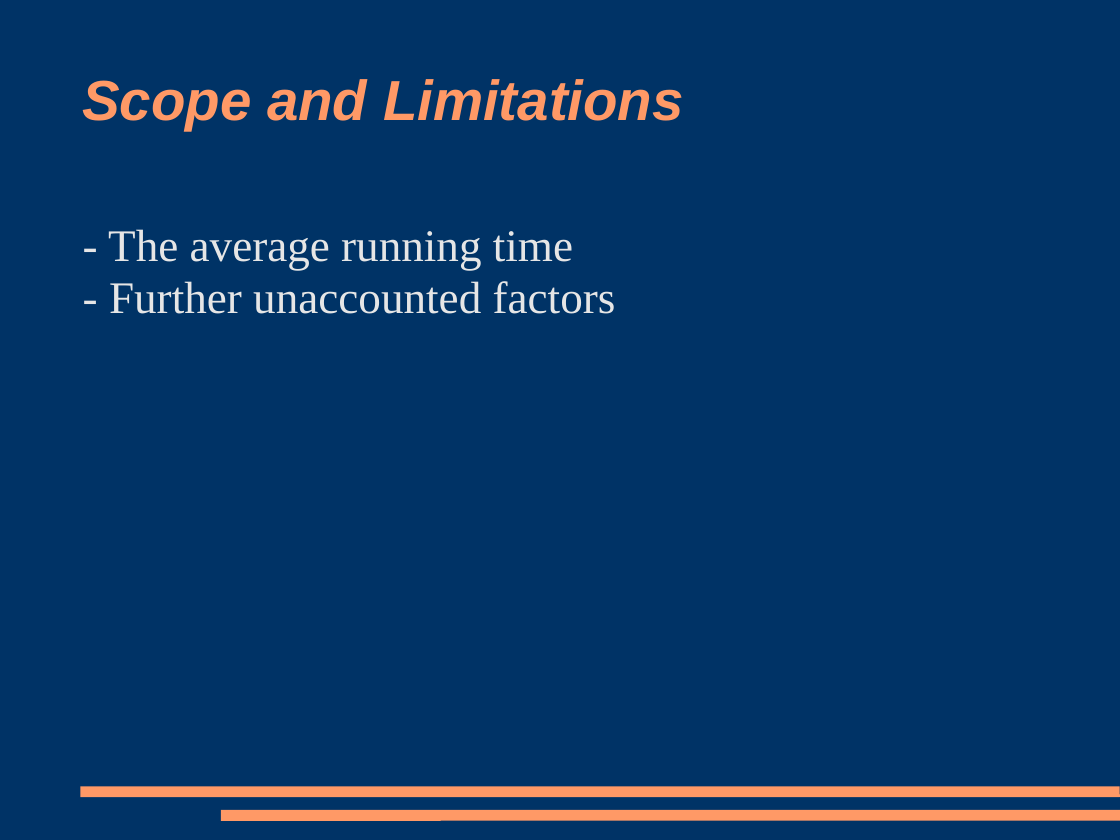
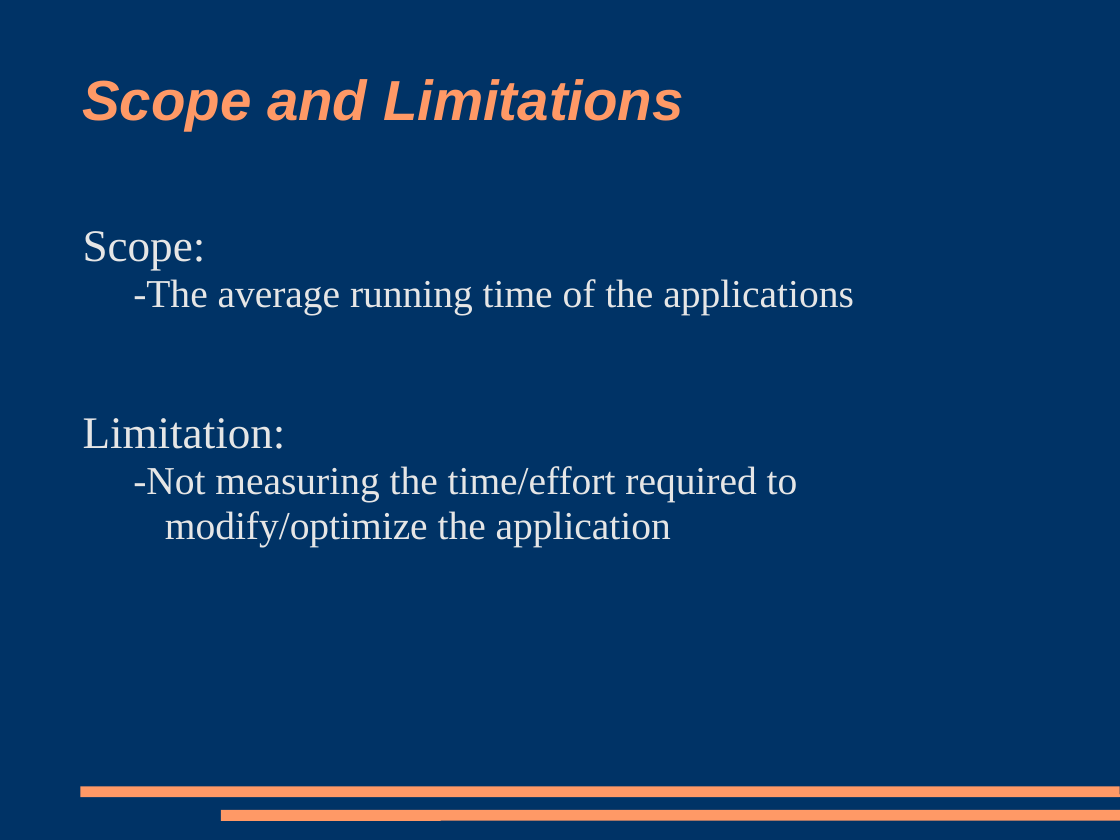
Before and after one commit to trigger-happy/thesis, a slide deck: slide 5 of presentations/Presentation1.ppt. Drawn at 1120x840 pixels with LibreOffice and Linux fonts; fonts in the diff are those of the drawing. Boxes give left, top, right and bottom in pixels: in the first picture for what was removed or moved away, otherwise in the second. Text is boxed around its words. In the diff, an @@ line names an element or a change of style, - is before the commit and + after.

```diff
--- a/presentations/Presentation1.ppt
+++ b/presentations/Presentation1.ppt
@@ text at [83,231,854,547]: text changed; size 32 to 28 pt @@
-- The average running time
-- Further unaccounted factors
+Scope:
+  -The average running time of the applications
+Limitation:
+  -Not measuring the time/effort required to modify/optimize the application
```
Also in this commit, not shown: 7 other slides changed, 1 slide removed.
